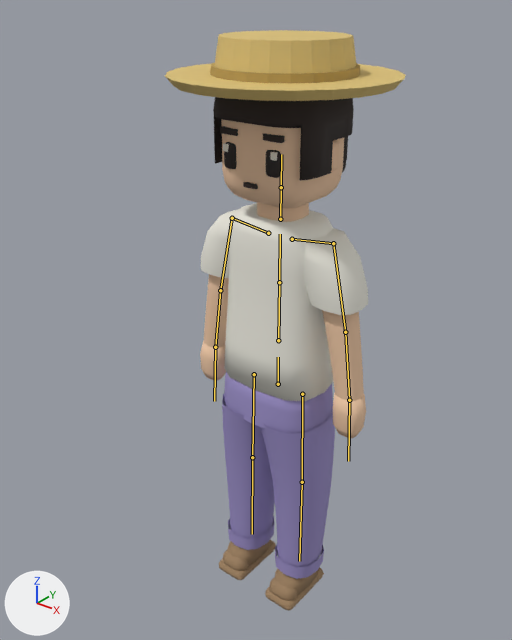
One commit to the glTF model public/assets/models/player.glb: the scene before it, then after it.
Rendered twice from a camera (50 mm lens) standing at (0.863, -1.162, 1.453) and looking at (-0.037, -0.037, 0.756). Lighting does not change. The marker at lower left points along +X, +Y and +Z. The picture after the commit comes second. The bones that change, and the others that lie on the model, are drawn over the model as lines.

In view in the first picture: 'PlayerMesh'.
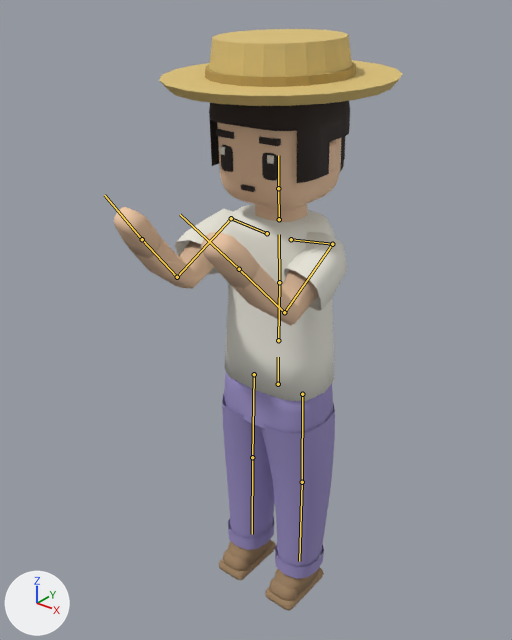
The newer file adds an action. The first version stands in its rest pose; the second is drawn at frame 48 of the action 'CarryBox'.

The change in detail:
Bone 'chest' (bone_chest) turns from (0, 0, 0) to (2, 0, 0) degrees about its own x, y and z.
Bone 'shoulder.L' (bone_shoulder_l) turns from (0, 0, 0) to (0, -4, 0) degrees about its own x, y and z.
Bone 'upperarm.L' (bone_upperarm_l) turns from (0, 0, 0) to (-62, -11, 6) degrees about its own x, y and z.
Bone 'lowerarm.L' (bone_lowerarm_l) turns from (0, 0, 0) to (-74, 6, -2) degrees about its own x, y and z.
Bone 'hand.L' (bone_hand_l) turns from (0, 0, 0) to (-1, 12, 0) degrees about its own x, y and z.
Bone 'shoulder.R' (bone_shoulder_r) turns from (0, 0, 0) to (0, 4, 0) degrees about its own x, y and z.
Bone 'upperarm.R' (bone_upperarm_r) turns from (0, 0, 0) to (-62, 11, -6) degrees about its own x, y and z.
Bone 'lowerarm.R' (bone_lowerarm_r) turns from (0, 0, 0) to (-74, -6, 2) degrees about its own x, y and z.
Bone 'hand.R' (bone_hand_r) turns from (0, 0, 0) to (-1, -12, 0) degrees about its own x, y and z.

Pixel boxes (x1, y1, x2, y2) of what changed, in the pictures (512 x 640 px):
'PlayerMesh', posed (19% wider): before (165, 30, 406, 611); after (114, 29, 402, 611)
bone 'chest', root to tip: before (279, 282) to (280, 234); after (279, 282) to (279, 234)
bone 'shoulder.L', root to tip: before (292, 239) to (333, 243); after (291, 239) to (332, 244)
bone 'upperarm.L', root to tip: before (333, 243) to (345, 332); after (332, 244) to (284, 312)
bone 'lowerarm.L', root to tip: before (345, 332) to (349, 400); after (284, 312) to (239, 269)
bone 'hand.L', root to tip: before (349, 400) to (348, 461); after (239, 269) to (180, 214)
bone 'shoulder.R', root to tip: before (268, 233) to (232, 218); after (267, 233) to (231, 218)
bone 'upperarm.R', root to tip: before (232, 218) to (220, 290); after (231, 218) to (177, 277)
bone 'lowerarm.R', root to tip: before (220, 290) to (215, 347); after (177, 277) to (142, 239)
bone 'hand.R', root to tip: before (215, 347) to (214, 401); after (142, 239) to (104, 195)
